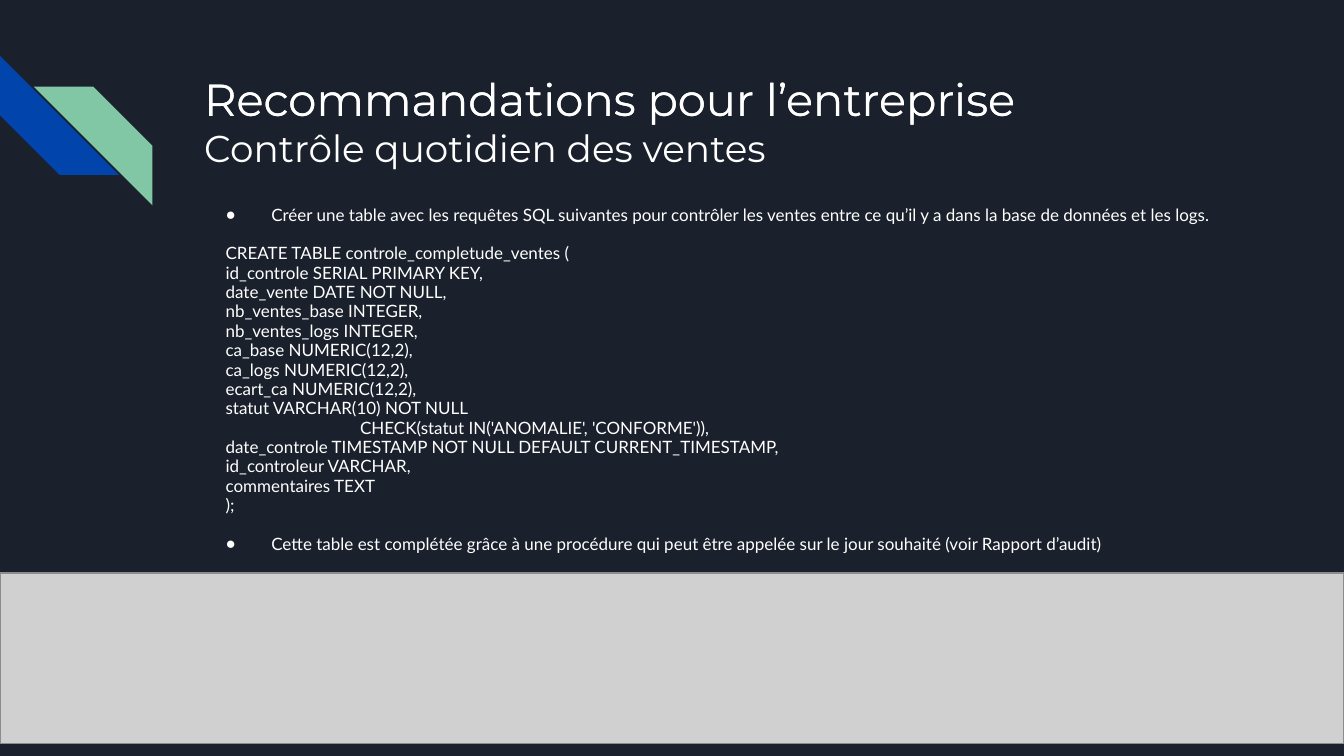
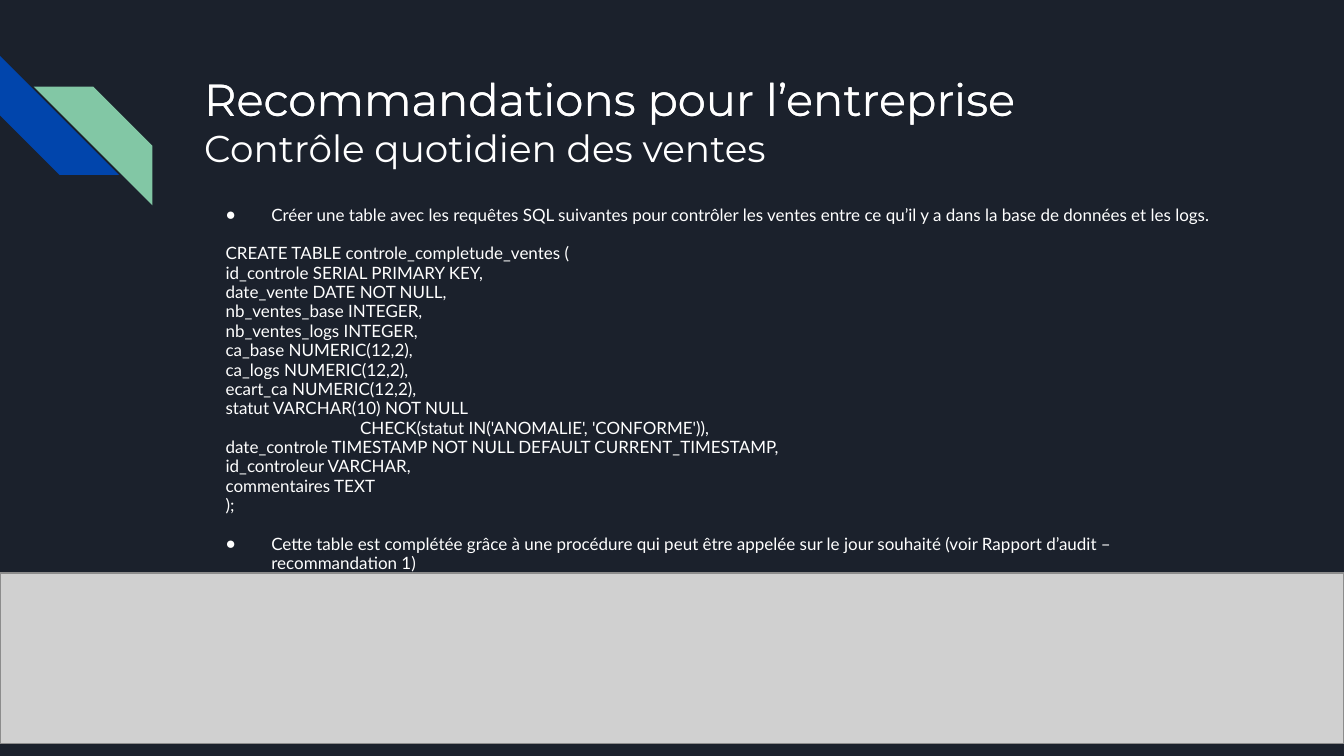
Before and after one commit to Sebules/Project_4_OpenClassrooms_Data_Engineer, a slide deck: slide 14 of presentation_sebastien_ulesie.pptx. Drawn at 1344x756 pixels with LibreOffice and Linux fonts; fonts in the diff are those of the drawing; grey boxes stand for pictures. Boxes give left, top, right and bottom in pixels: in the first picture for what was removed or moved away, otherwise in the second. Text is boxed around its words. In the diff, an @@ line names an element or a change of style, - is before the commit and + after.

```diff
--- a/presentation_sebastien_ulesie.pptx
+++ b/presentation_sebastien_ulesie.pptx
@@ text at <box>271,537,1096,573</box>: text changed @@
-● Cette table est complétée grâce à une procédure qui peut être appelée sur le jour souhaité (voir Rapport d’audit)
+● Cette table est complétée grâce à une procédure qui peut être appelée sur le jour souhaité (voir Rapport d’audit – recommandation 1)
```
Also in this commit, not shown: 3 other slides changed, 3 slides added.
